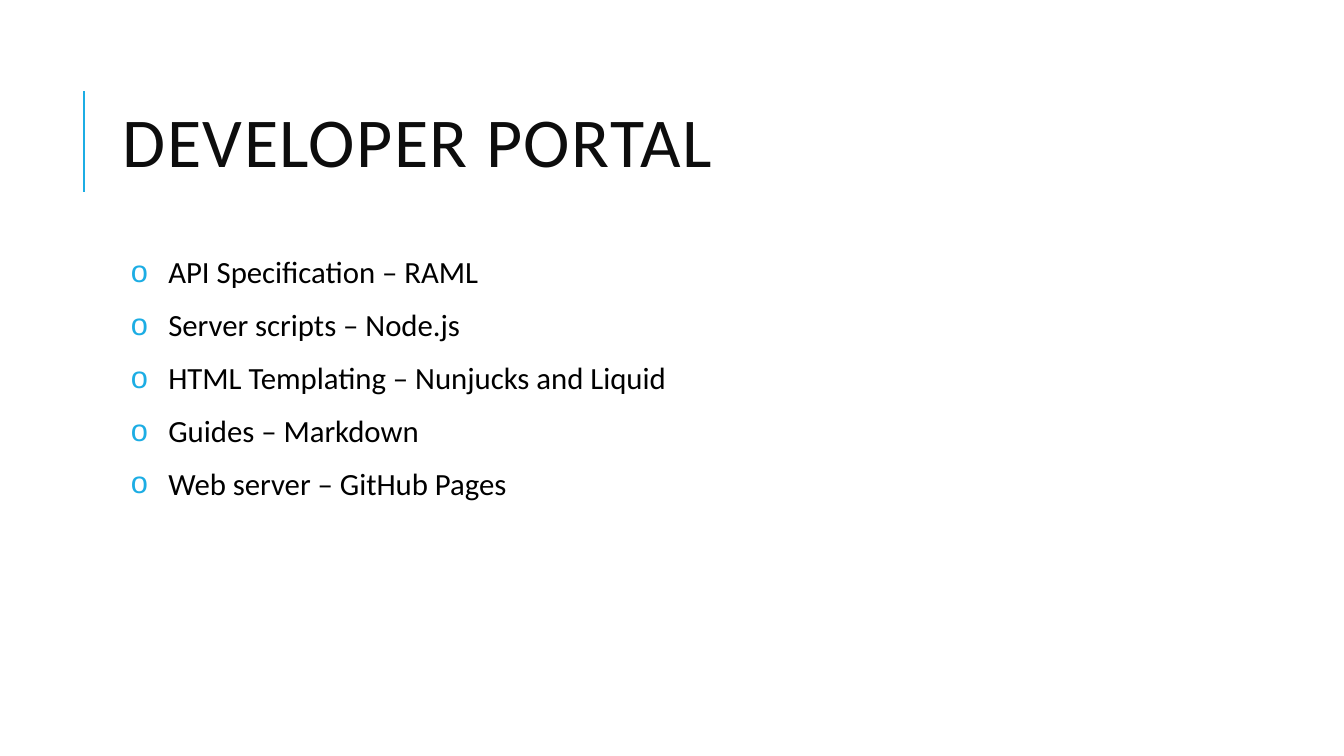
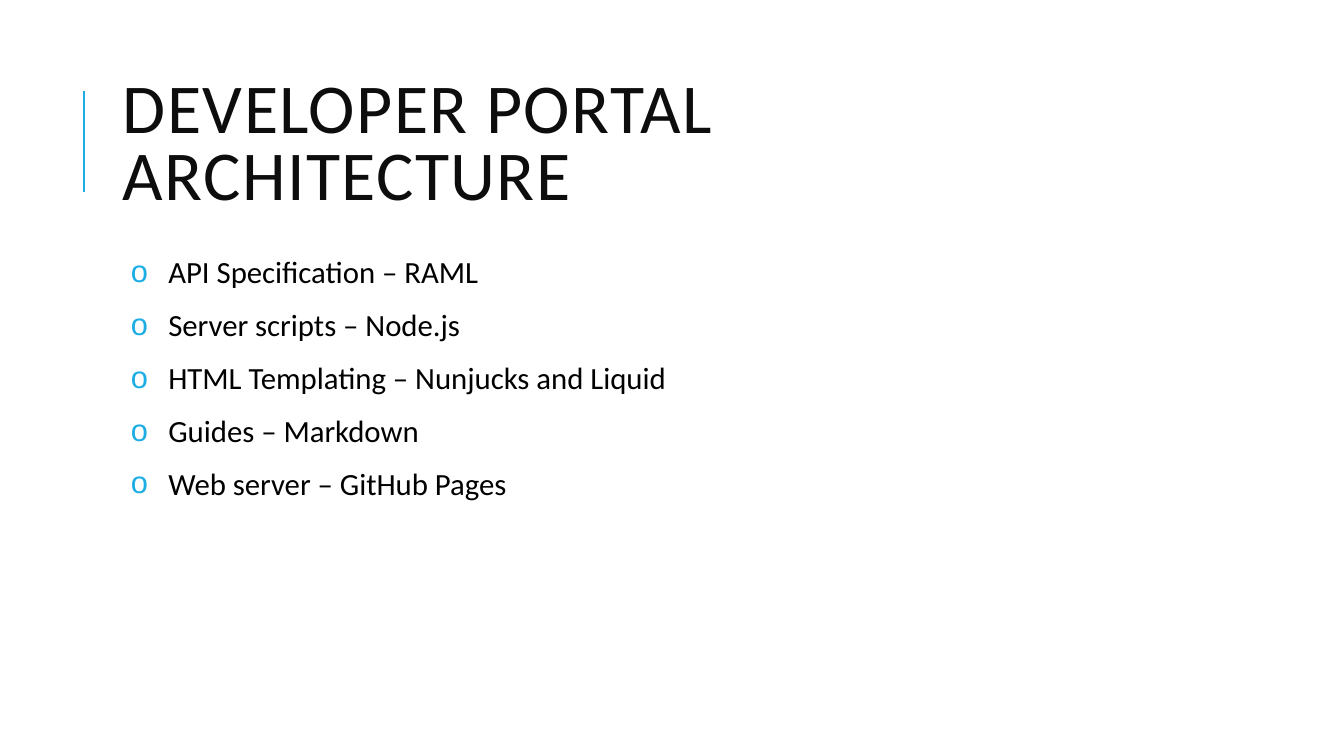
Before and after one commit to thm-design/node-tutorial, a slide deck: slide 17 of Learn Node.pptx (slide 11 before the commit). Drawn at 1344x756 pixels with LibreOffice and Linux fonts; fonts in the diff are those of the drawing. Boxes give left, top, right and bottom in pixels: in the first picture for what was removed or moved away, otherwise in the second. Text is boxed around its words. In the diff, an @@ line names an element or a change of style, - is before the commit and + after.

```diff
--- a/Learn Node.pptx
+++ b/Learn Node.pptx
@@ title at box(123, 87, 711, 201): text changed @@
-DEVELOPER PORTAL
+DEVELOPER PORTAL ARCHITECTURE
```
Also in this commit, not shown: 7 other slides changed, 27 slides added, 2 slides removed, 9 other files.
